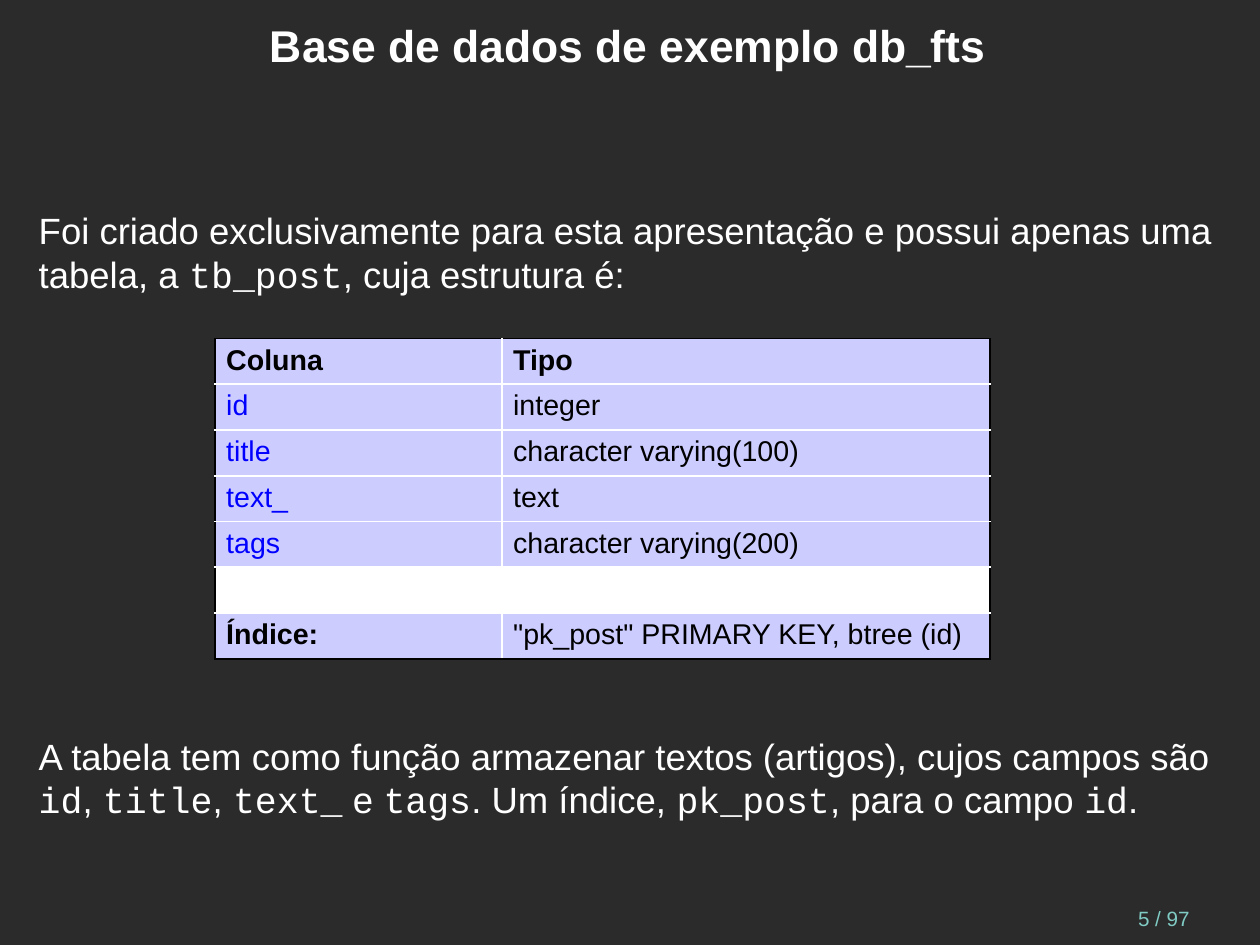
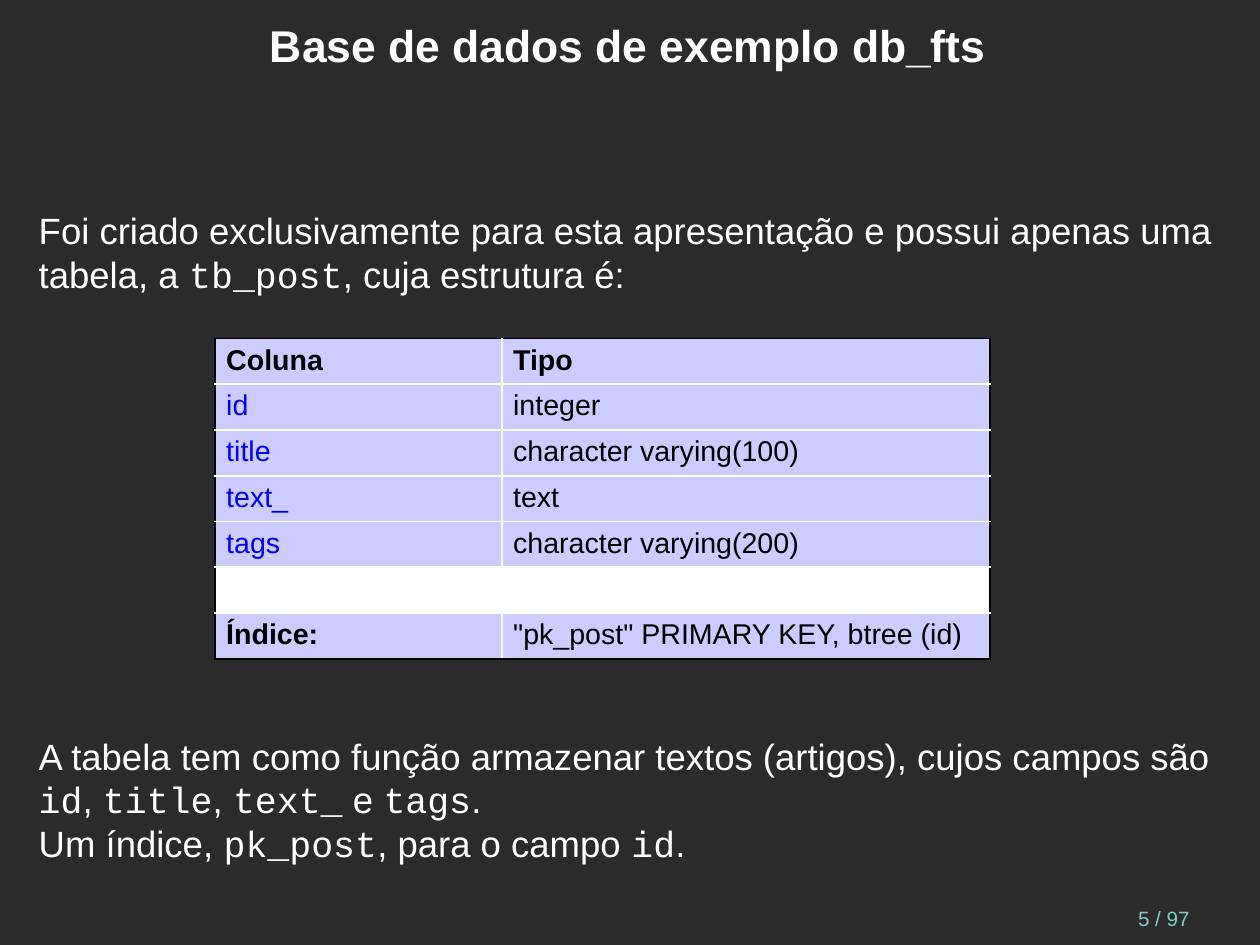
Before and after one commit to juliano777/db_fts, a slide deck: slide 5 of fts_pt-br.odp. Drawn at 1260x945 pixels with LibreOffice and Linux fonts; fonts in the diff are those of the drawing; background and template pictures are left out; a plain dark background stands for a picture behind light text. Boxes give left, top, right and bottom in pixels: in the first picture for what was removed or moved away, otherwise in the second. Text is boxed around its words. In the diff, an @@ line names an element or a change of style, - is before the commit and + after.

```diff
--- a/fts_pt-br.odp
+++ b/fts_pt-br.odp
@@ text at (39, 743, 1209, 865): text changed @@
-A tabela tem como função armazenar textos (artigos), cujos campos são id, title, text_ e tags. Um índice, pk_post, para o campo id.
+A tabela tem como função armazenar textos (artigos), cujos campos são id, title, text_ e tags.
+Um índice, pk_post, para o campo id.
```
Also in this commit, not shown: 17 other slides changed, 5 other files.
